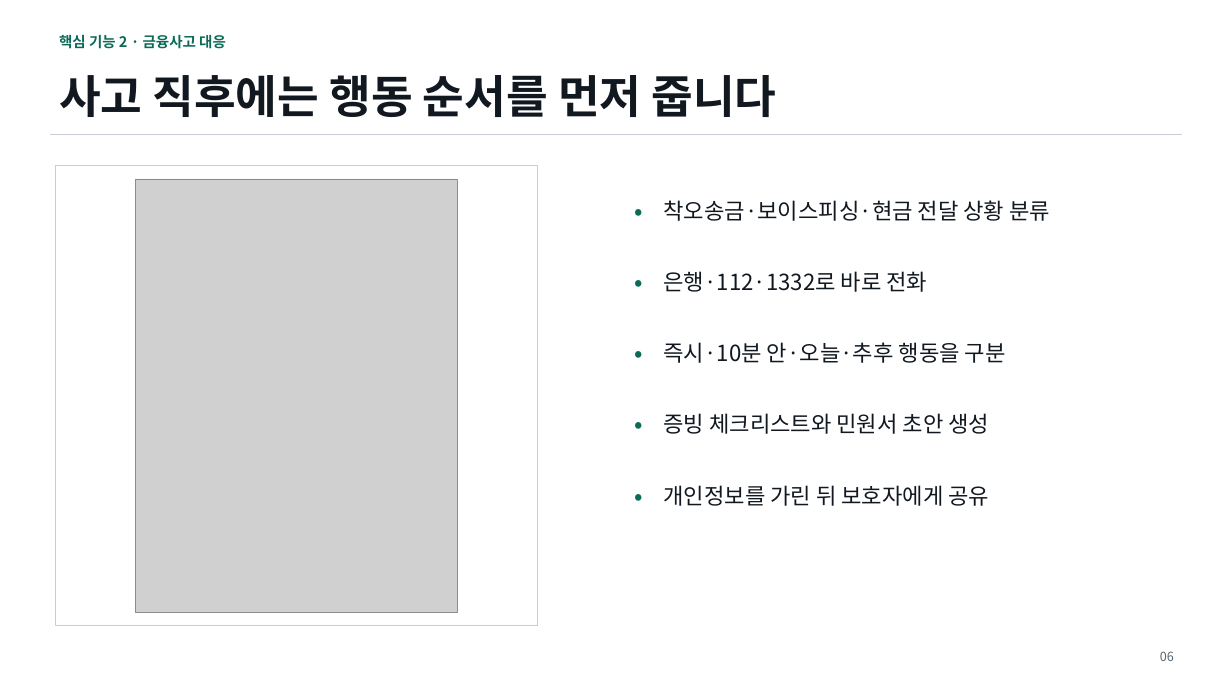
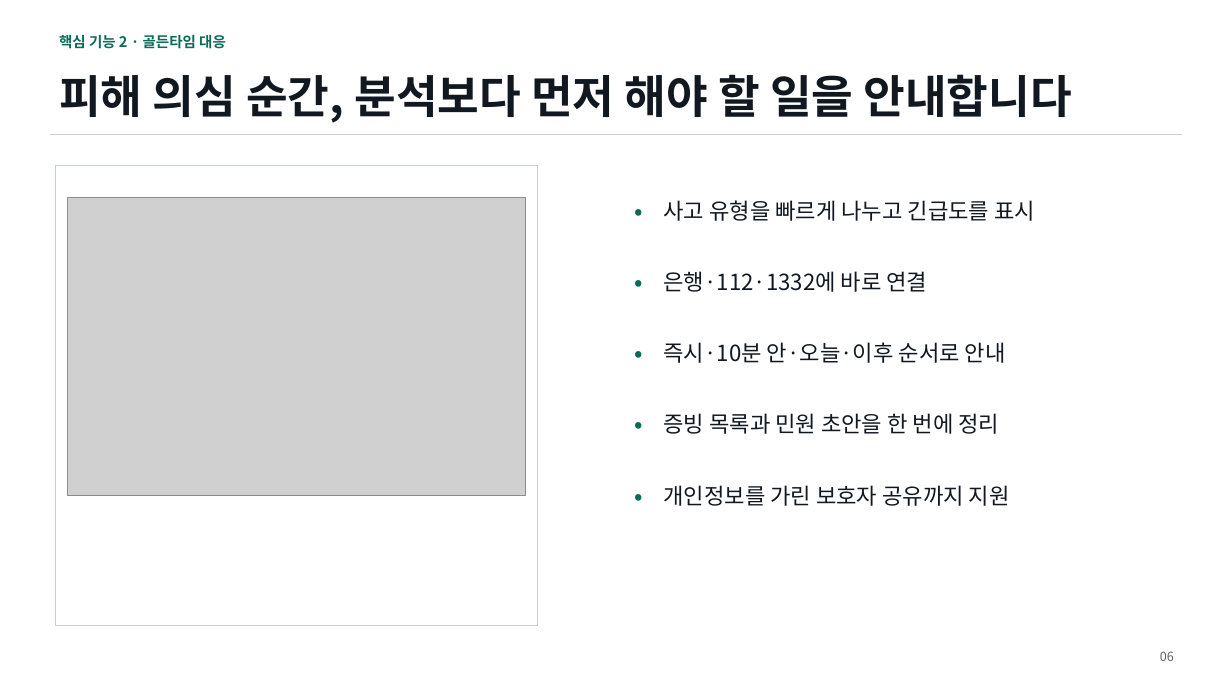
Before and after one commit to kkssyy1215/Silver_Finance_Guard_AI, a slide deck: slide 6 of deliverables/실버_금융가드_AI_기술설명서.pptx. Drawn at 1232x693 pixels with LibreOffice and Linux fonts; fonts in the diff are those of the drawing; grey boxes stand for pictures. Boxes give left, top, right and bottom in pixels: in the first picture for what was removed or moved away, otherwise in the second. Text is boxed around its words. In the diff, an @@ line names an element or a change of style, - is before the commit and + after.

```diff
--- a/deliverables/실버_금융가드_AI_기술설명서.pptx
+++ b/deliverables/실버_금융가드_AI_기술설명서.pptx
@@ text at [59, 35, 226, 49]: text changed @@
-핵심 기능 2 · 금융사고 대응
+핵심 기능 2 · 골든타임 대응
@@ text at [59, 74, 1072, 123]: text changed @@
-사고 직후에는 행동 순서를 먼저 줍니다
+피해 의심 순간, 분석보다 먼저 해야 할 일을 안내합니다
@@ picture: place and size @@
-picture at [136, 179, 457, 613]
+picture at [67, 198, 526, 496]
@@ text at [664, 200, 1035, 221]: text changed @@
-착오송금·보이스피싱·현금 전달 상황 분류
+사고 유형을 빠르게 나누고 긴급도를 표시
@@ text at [664, 271, 927, 292]: text changed @@
-은행·112·1332로 바로 전화
+은행·112·1332에 바로 연결
@@ text at [664, 342, 1006, 363]: text changed @@
-즉시·10분 안·오늘·추후 행동을 구분
+즉시·10분 안·오늘·이후 순서로 안내
@@ text at [664, 413, 999, 434]: text changed @@
-증빙 체크리스트와 민원서 초안 생성
+증빙 목록과 민원 초안을 한 번에 정리
@@ text at [664, 485, 1010, 506]: text changed @@
-개인정보를 가린 뒤 보호자에게 공유
+개인정보를 가린 보호자 공유까지 지원
```
Also in this commit, not shown: 9 other slides changed, 35 other files.
